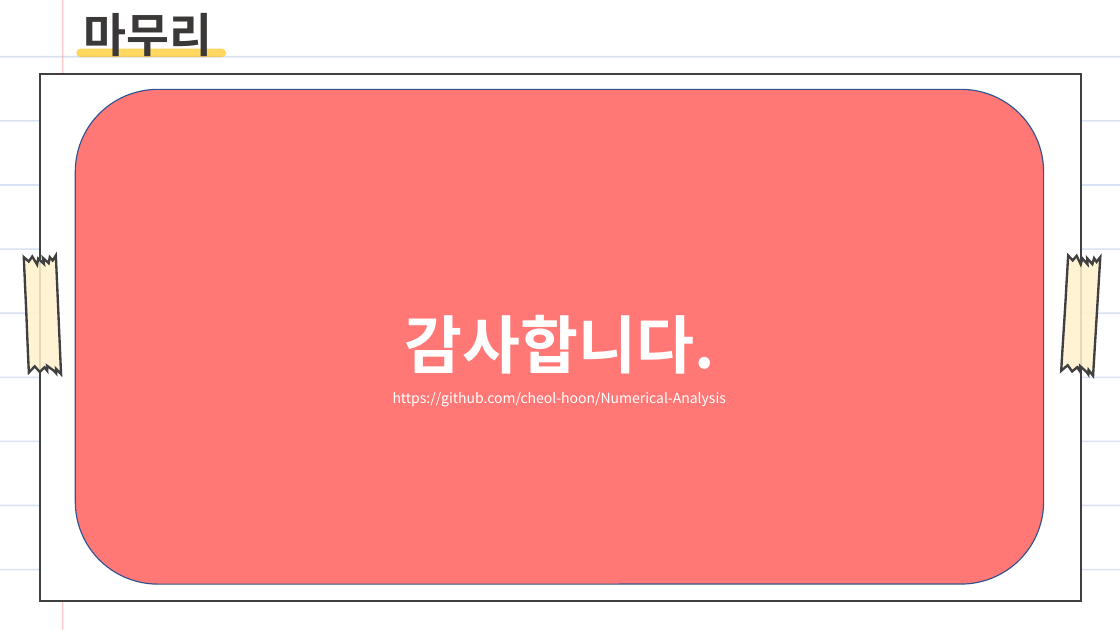
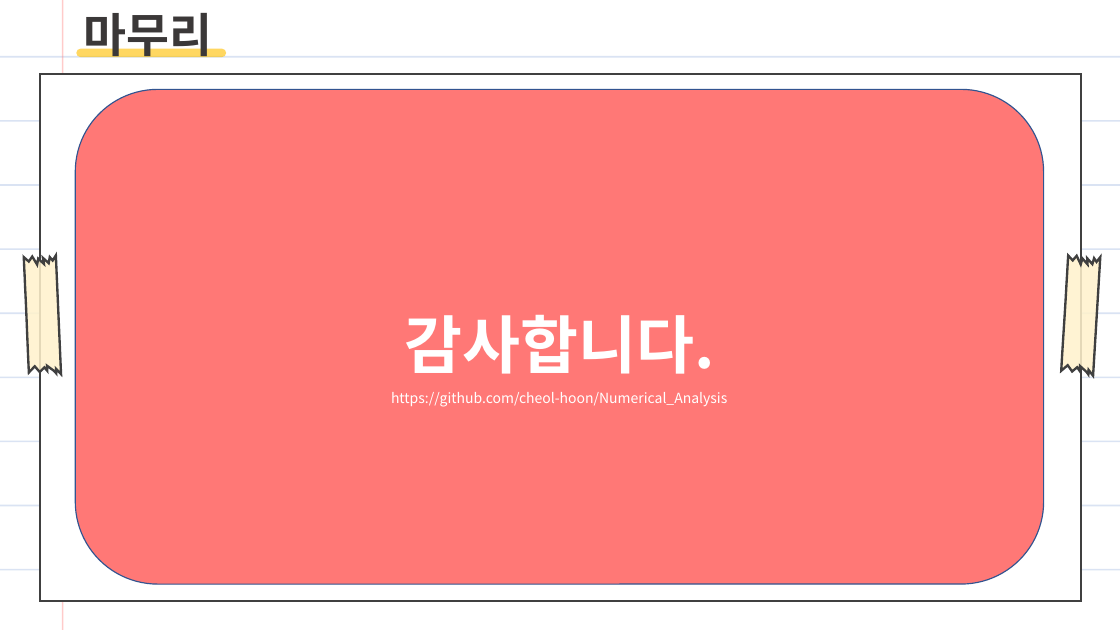
Before and after one commit to Ch-iron/Numerical_Analysis, a slide deck: slide 12 of HW#1/HW1_2015005187_최철훈.pptx. Drawn at 1120x630 pixels with LibreOffice and Linux fonts; fonts in the diff are those of the drawing. Boxes give left, top, right and bottom in pixels: in the first picture for what was removed or moved away, otherwise in the second. Text is boxed around its words. In the diff, an @@ line names an element or a change of style, - is before the commit and + after.

```diff
--- a/HW#1/HW1_2015005187_최철훈.pptx
+++ b/HW#1/HW1_2015005187_최철훈.pptx
@@ text in rounded rectangle at [391,392,727,407]: text changed @@
-https://github.com/cheol-hoon/Numerical-Analysis
+https://github.com/cheol-hoon/Numerical_Analysis
```
Also in this commit, not shown: 3 other files.
